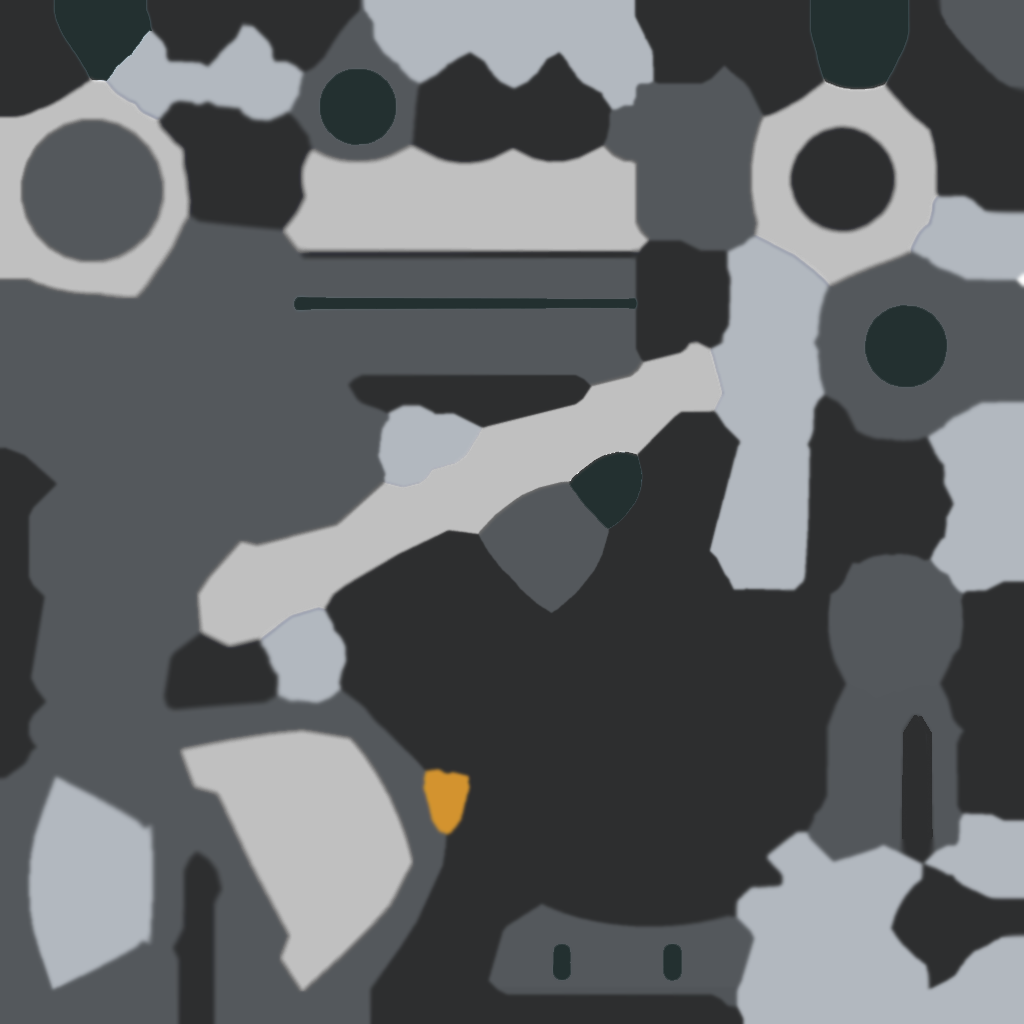
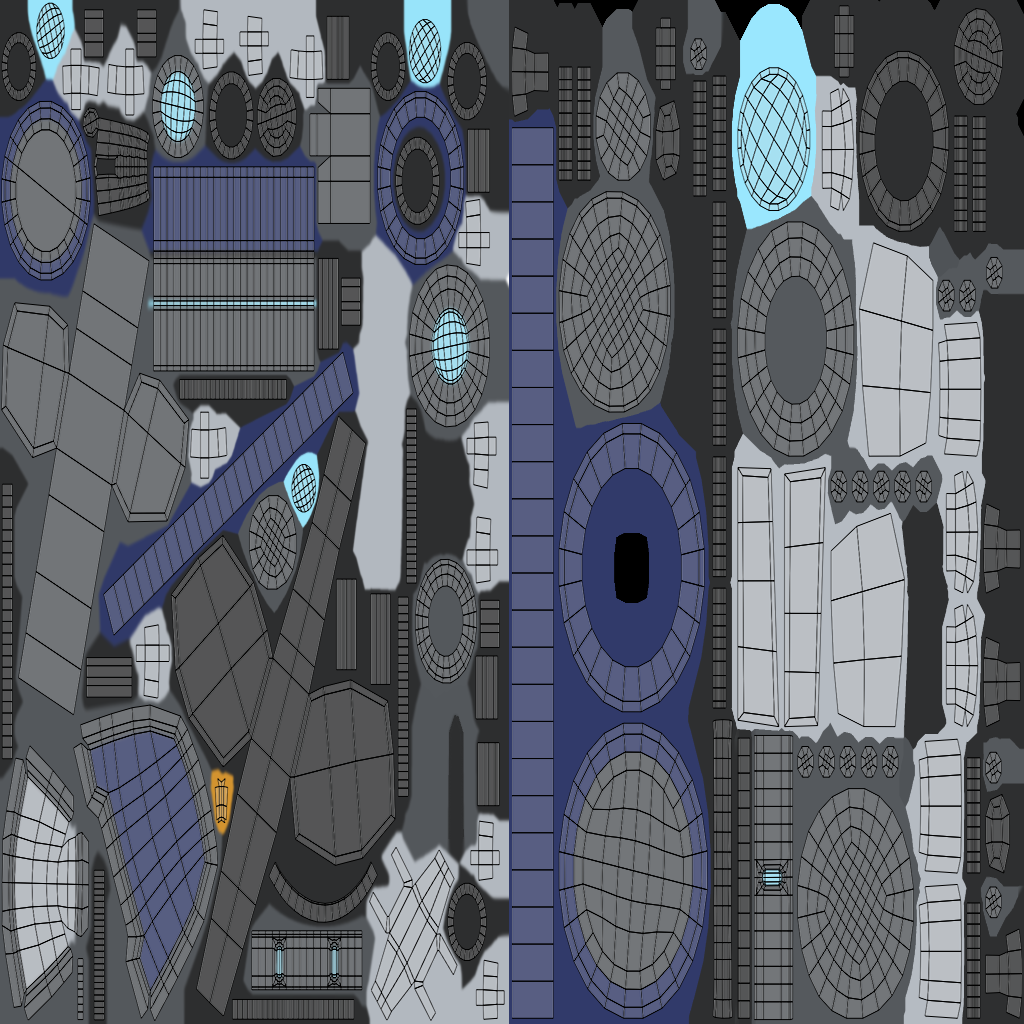
Layered file, before and after one edit (1024 x 1024). Changes by layer:
painted on "Black & White 1", unmasked it over [0, 0, 1024, 1024]
removed layer "Gradient Fill 1" over [54, 0, 947, 981]
removed layer "Layer 1" over [0, 0, 1024, 1024]
